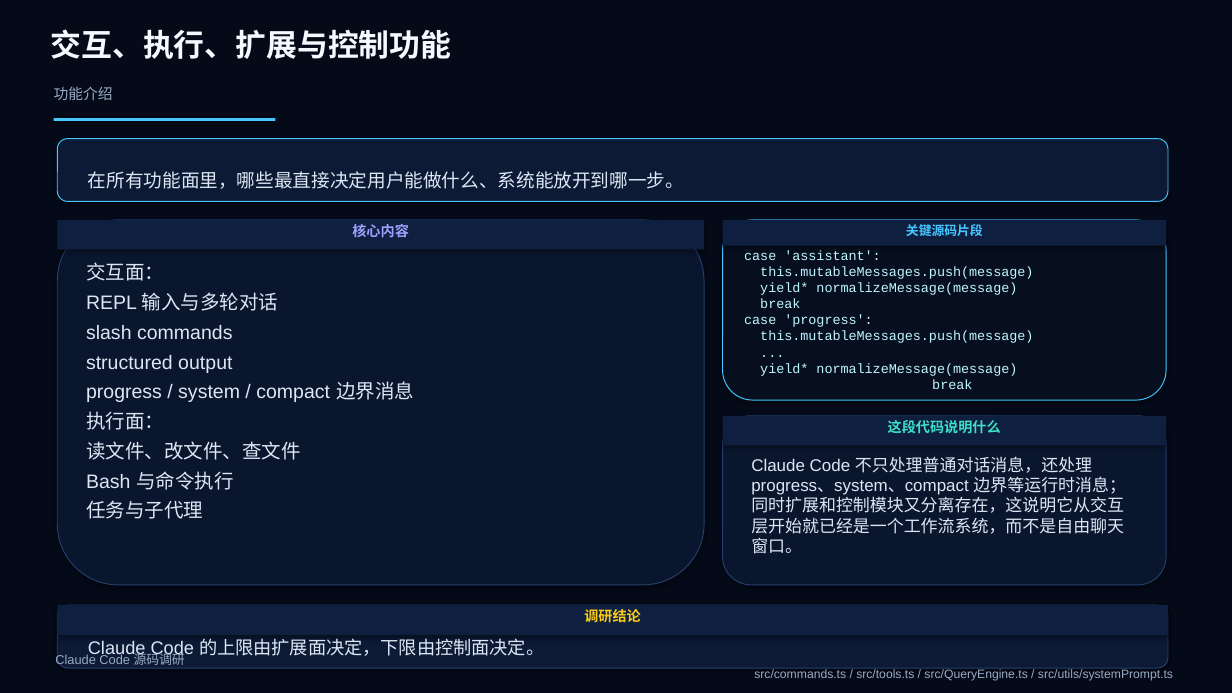
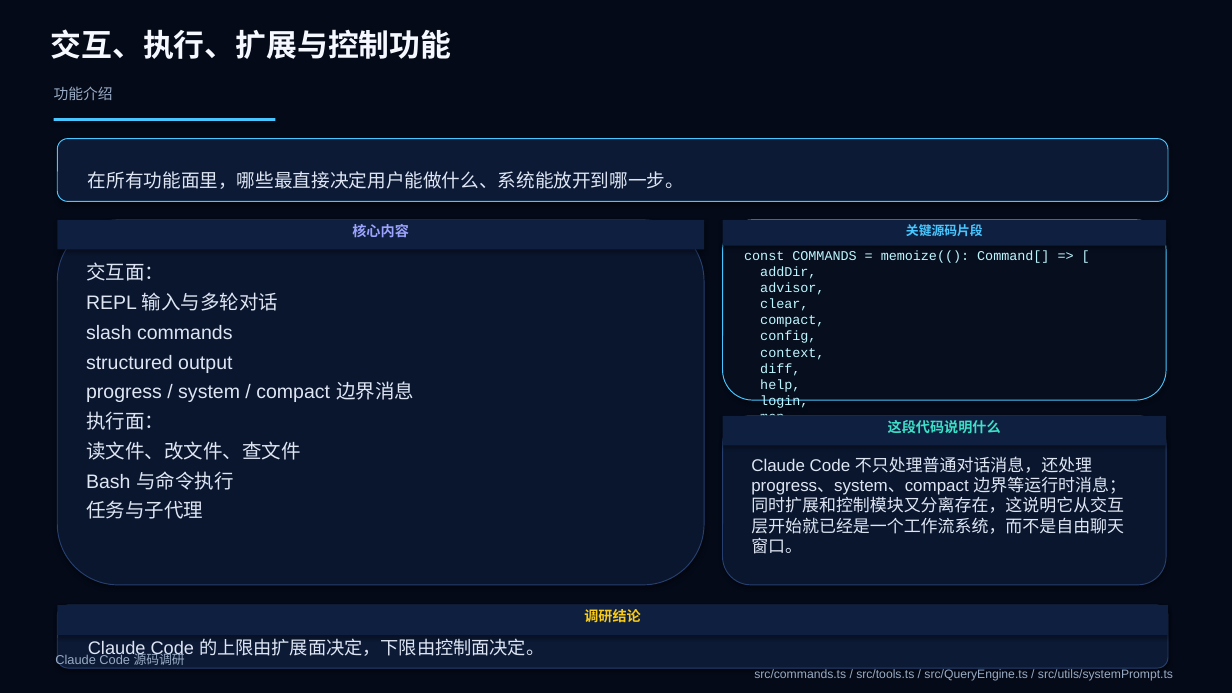
Before and after one commit to boboliu-1010/ccode, a slide deck: slide 14 of docs/zh/10-Claude Code 源码调研.pptx. Drawn at 1232x693 pixels with LibreOffice and Linux fonts; fonts in the diff are those of the drawing. Boxes give left, top, right and bottom in pixels: in the first picture for what was removed or moved away, otherwise in the second. Text is boxed around its words. In the diff, an @@ line names an element or a change of style, - is before the commit and + after.

```diff
--- a/docs/zh/10-Claude Code 源码调研.pptx
+++ b/docs/zh/10-Claude Code 源码调研.pptx
@@ text in rounded rectangle at (744,250,1049,506): text changed @@
-case 'assistant':
-this.mutableMessages.push(message)
-yield* normalizeMessage(message)
-break
-case 'progress':
-this.mutableMessages.push(message)
-...
-yield* normalizeMessage(message)
-break
+const COMMANDS = memoize((): Command[] => [
+addDir,
+advisor,
+clear,
+compact,
+config,
+context,
+diff,
+help,
+login,
+mcp,
+plan,
+plugin,
+resume,
+review,
+tasks,
+...
+])
```
Also in this commit, not shown: 3 other slides changed, 2 other files.
